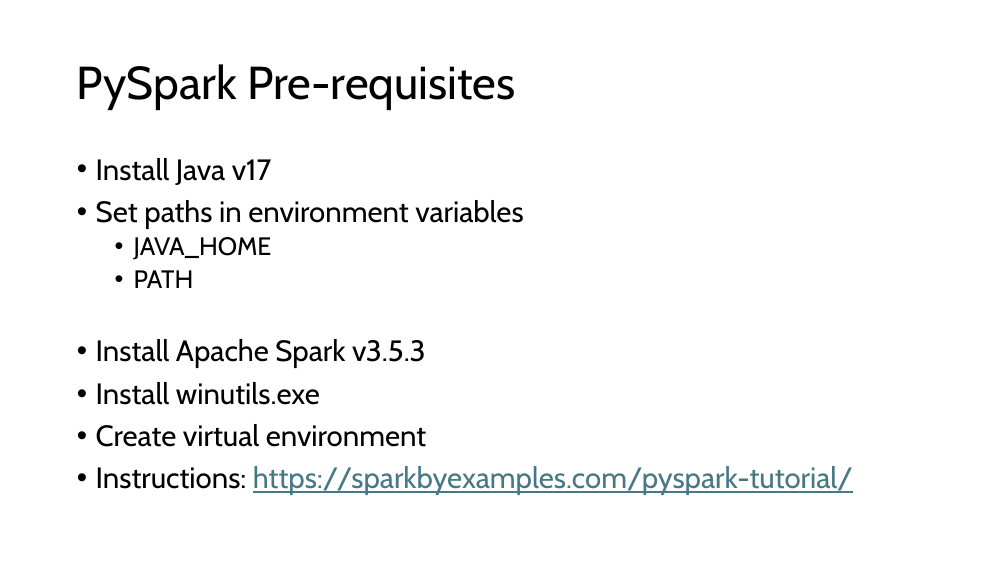
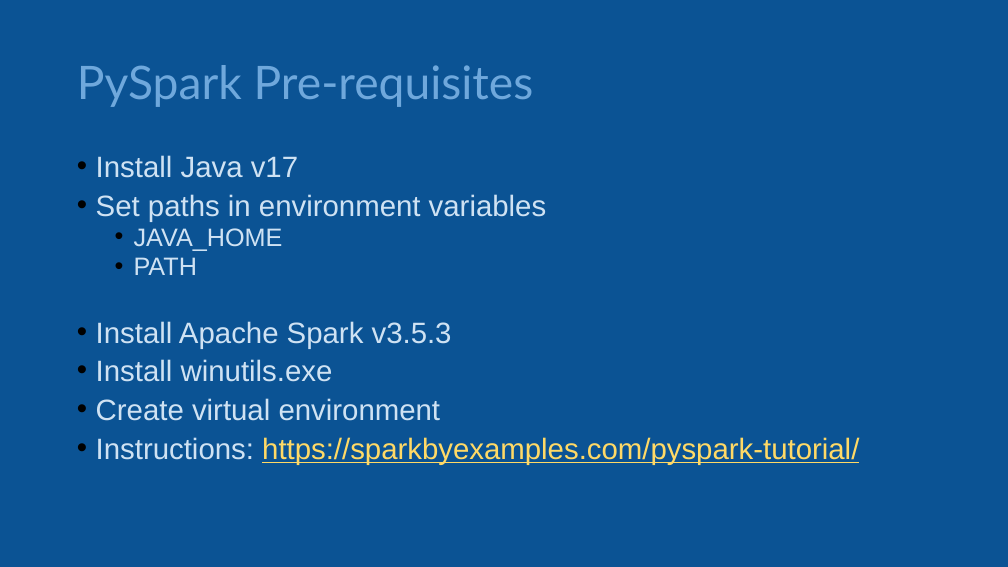
Before and after one commit to phil-a10/Talks, a slide deck: slide 58 of Data Engineering Using Free Tools/Learn Data Engineering For Free.pptx (slide 51 before the commit). Drawn at 1008x567 pixels with LibreOffice and Linux fonts; fonts in the diff are those of the drawing. Boxes give left, top, right and bottom in pixels: in the first picture for what was removed or moved away, otherwise in the second. Text is boxed around its words. In the diff, an @@ line names an element or a change of style, - is before the commit and + after.

```diff
--- a/Data Engineering Using Free Tools/Learn Data Engineering For Free.pptx
+++ b/Data Engineering Using Free Tools/Learn Data Engineering For Free.pptx
@@ background #FFFFFF to #0B5394 @@
@@ title "PySpark Pre-requisites" at [77, 65, 534, 107]: font Cabin to Lato, text colour #000000 to #6FA8DC @@
@@ text "Install Java v17" at [96, 155, 859, 465]: font Cabin to Arial; text colour #000000 to #CFE2F3 in "Install Java v17", "Set paths in environment variables", "JAVA_HOME", "PATH" and 4 more places; text colour #467886 to #FFD966 in "https://sparkbyexamples.com/pyspark-tutorial/"; line spacing 0.9 to 0.8; less space between paragraphs @@
```
Also in this commit, not shown: 72 other slides changed, 35 slides added, 25 slides removed.
